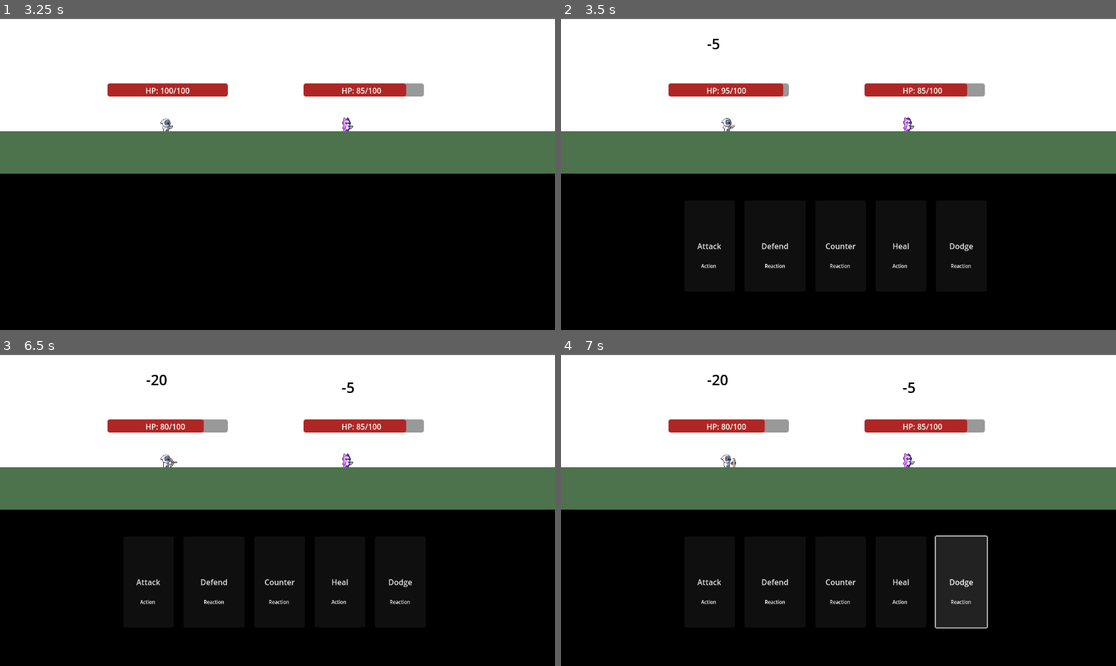
Above: before the commit, frames 1-4 (two rows, left to right).
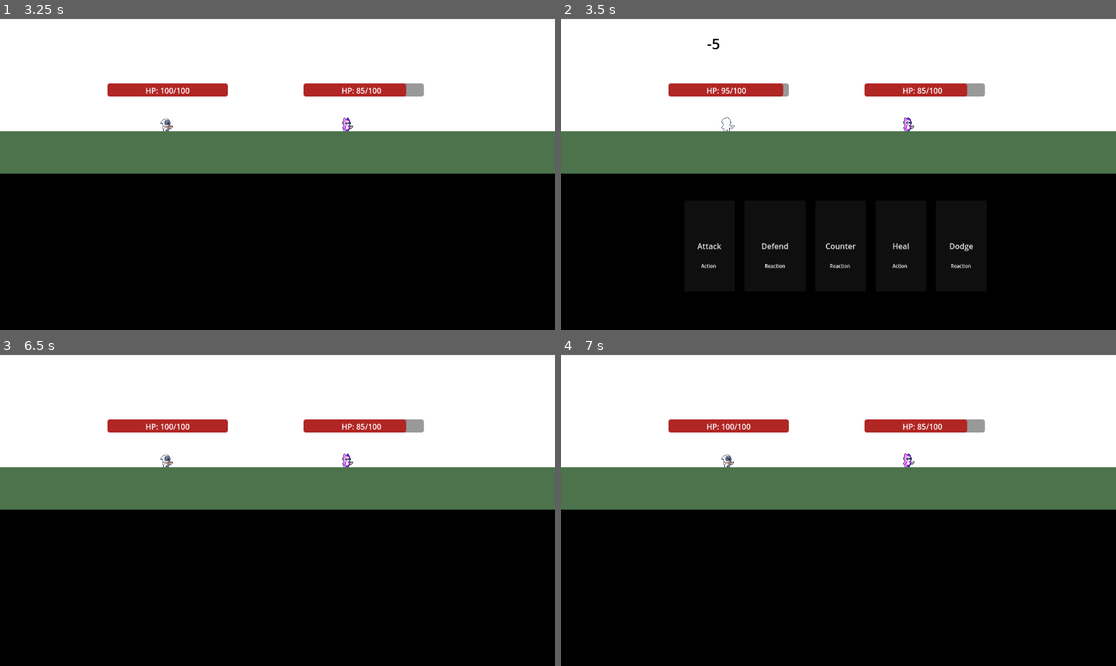
Above: after the commit, the same moments.

Repository: KylerGreen/TheAdventurersInn
Game: Godot game, scene res://Combat/combat_screen.tscn
The game is run twice, just before and just after one commit, with the same random seed, the same clock (stepped at 60 frames per second) and the same inputs. This scene is started directly instead of the project's main scene.
Inputs (mouse positions are in pixels of both pictures, inside the frame that each line leads up to):
- Up to frame 1 (3.25 s): click "Attack" at 0.5 s; click "Defend" at 1.25 s; tap Enter at 2 s; tap Space at 2.75 s
- Up to frame 2 (3.5 s): no input
- Up to frame 3 (6.5 s): click "Counter" at 3.5 s; click "Heal" at 4.25 s
- Up to frame 4 (7 s): click (960, 581) at 6.5 s, where only the run before the commit has a clickable "Dodge"

Frame 1 is identical in both runs. In frame 2, less than 0.1% of the frame differs, in the area x 28-32%, y 31-37%; in frame 3, 0.8%; in frame 4, 3.6%, in the area x 24-77%, y 6-88%.

Commit message:
Added Hurt Animation

Diff:
--- a/Combat/Enemy/enemy_1.gd
+++ b/Combat/Enemy/enemy_1.gd
@@ -82,6 +82,7 @@
 
 	if health <= 0:
 		queue_free()
+		%DamageOnEnemy.queue_free()
 
 
 func _on_display_dmg_2_timeout():
--- a/Combat/Player/player.gd
+++ b/Combat/Player/player.gd
@@ -34,7 +34,9 @@
 
 func _on_enemy_attack_timeout():
 
+	%Player_Animation.play("Hurt")
 	if IsCountering == true:
+		await get_tree().create_timer(1.0).timeout
 		AttackAnimation()
 		attack.emit()
 		DmgRecieved = 20
@@ -71,8 +73,10 @@
 		%DamageOnPlayer.text = str('-', DmgRecieved)
 	%PlayerHealth.value = health
 	%HPCount.text = str('HP: ', health, '/100')
+
 	if %PlayerHealth.value <= 0:
 		queue_free()
+		%DamageOnPlayer.queue_free()
 	%DisplayDmg.start()
 	%PlayerHand.visible = true
 
--- a/Combat/Player/player.tscn
+++ b/Combat/Player/player.tscn
@@ -1,8 +1,9 @@
-[gd_scene load_steps=24 format=3 uid="uid://c4h3lrphnxcfo"]
+[gd_scene load_steps=29 format=3 uid="uid://c4h3lrphnxcfo"]
 
 [ext_resource type="Script" path="res://Combat/Player/player.gd" id="1_raysf"]
 [ext_resource type="Texture2D" uid="uid://b5h0huppvt2j3" path="res://Assets/craftpix-net-661050-free-tiny-pixel-hero-sprites-with-bow-attacks/2/Idle.png" id="2_bjbs7"]
 [ext_resource type="Texture2D" uid="uid://c8ctwkxsv7gpg" path="res://Assets/craftpix-net-661050-free-tiny-pixel-hero-sprites-with-bow-attacks/2/Attack.png" id="2_pkn8v"]
+[ext_resource type="Texture2D" uid="uid://b7a06ch05ptbs" path="res://Assets/craftpix-net-661050-free-tiny-pixel-hero-sprites-with-bow-attacks/2/Hurt.png" id="4_j5goh"]
 [ext_resource type="Texture2D" uid="uid://cr0ycd47jjqe1" path="res://Assets/craftpix-net-661050-free-tiny-pixel-hero-sprites-with-bow-attacks/2/3.png" id="4_npr85"]
 
 [sub_resource type="AtlasTexture" id="AtlasTexture_3qa2f"]
@@ -79,6 +80,22 @@
 atlas = ExtResource("2_pkn8v")
 region = Rect2(168, 0, 42, 42)
 
+[sub_resource type="AtlasTexture" id="AtlasTexture_3qp6f"]
+atlas = ExtResource("4_j5goh")
+region = Rect2(0, 0, 42, 42)
+
+[sub_resource type="AtlasTexture" id="AtlasTexture_w0crk"]
+atlas = ExtResource("4_j5goh")
+region = Rect2(42, 0, 42, 42)
+
+[sub_resource type="AtlasTexture" id="AtlasTexture_4q6t3"]
+atlas = ExtResource("4_j5goh")
+region = Rect2(84, 0, 42, 42)
+
+[sub_resource type="AtlasTexture" id="AtlasTexture_j042f"]
+atlas = ExtResource("4_j5goh")
+region = Rect2(126, 0, 42, 42)
+
 [sub_resource type="AtlasTexture" id="AtlasTexture_ivuwj"]
 atlas = ExtResource("2_bjbs7")
 region = Rect2(0, 0, 42, 42)
@@ -116,8 +133,25 @@
 "duration": 1.0,
 "texture": SubResource("AtlasTexture_3gle5")
 }],
-"loop": true,
+"loop": false,
 "name": &"Attack",
+"speed": 5.0
+}, {
+"frames": [{
+"duration": 1.0,
+"texture": SubResource("AtlasTexture_3qp6f")
+}, {
+"duration": 1.0,
+"texture": SubResource("AtlasTexture_w0crk")
+}, {
+"duration": 1.0,
+"texture": SubResource("AtlasTexture_4q6t3")
+}, {
+"duration": 1.0,
+"texture": SubResource("AtlasTexture_j042f")
+}],
+"loop": false,
+"name": &"Hurt",
 "speed": 5.0
 }, {
 "frames": [{
@@ -156,7 +190,6 @@
 unique_name_in_owner = true
 sprite_frames = SubResource("SpriteFrames_1hb7p")
 animation = &"Attack"
-frame_progress = 0.188224
 
 [node name="CollisionShape2D" type="CollisionShape2D" parent="."]
 position = Vector2(-5, 7.5)
--- a/Combat/combat_screen.tscn
+++ b/Combat/combat_screen.tscn
@@ -73,6 +73,7 @@
 
 [node name="HPCount" type="Label" parent="Player/PlayerHealth"]
 unique_name_in_owner = true
+layout_mode = 0
 offset_left = 79.0
 offset_top = 3.0
 offset_right = 154.0
@@ -101,6 +102,7 @@
 
 [node name="EnemyHPCount" type="Label" parent="Enemy1/EnemyHealth"]
 unique_name_in_owner = true
+layout_mode = 0
 offset_left = 79.0
 offset_top = 3.0
 offset_right = 154.0
